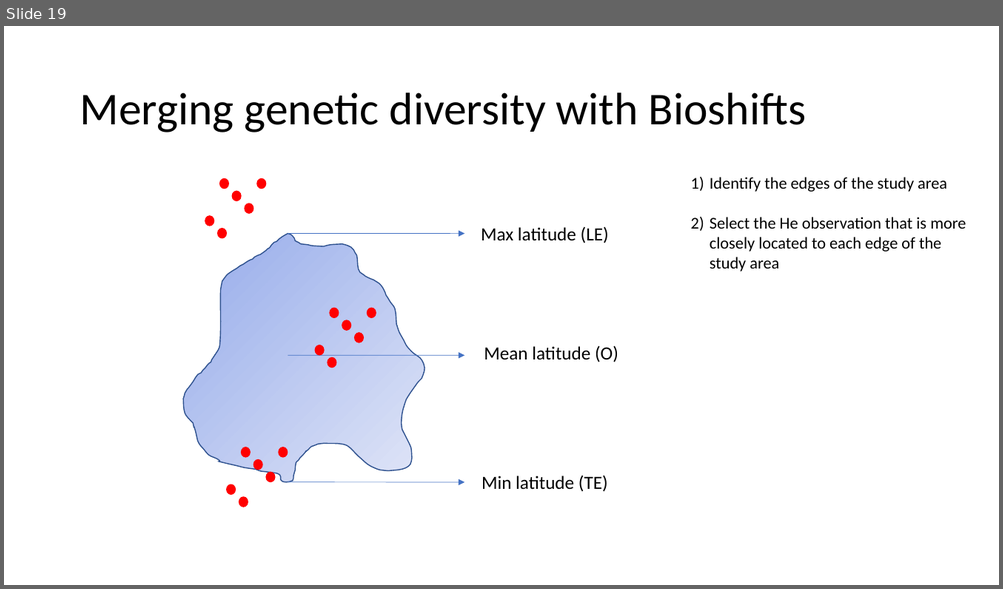
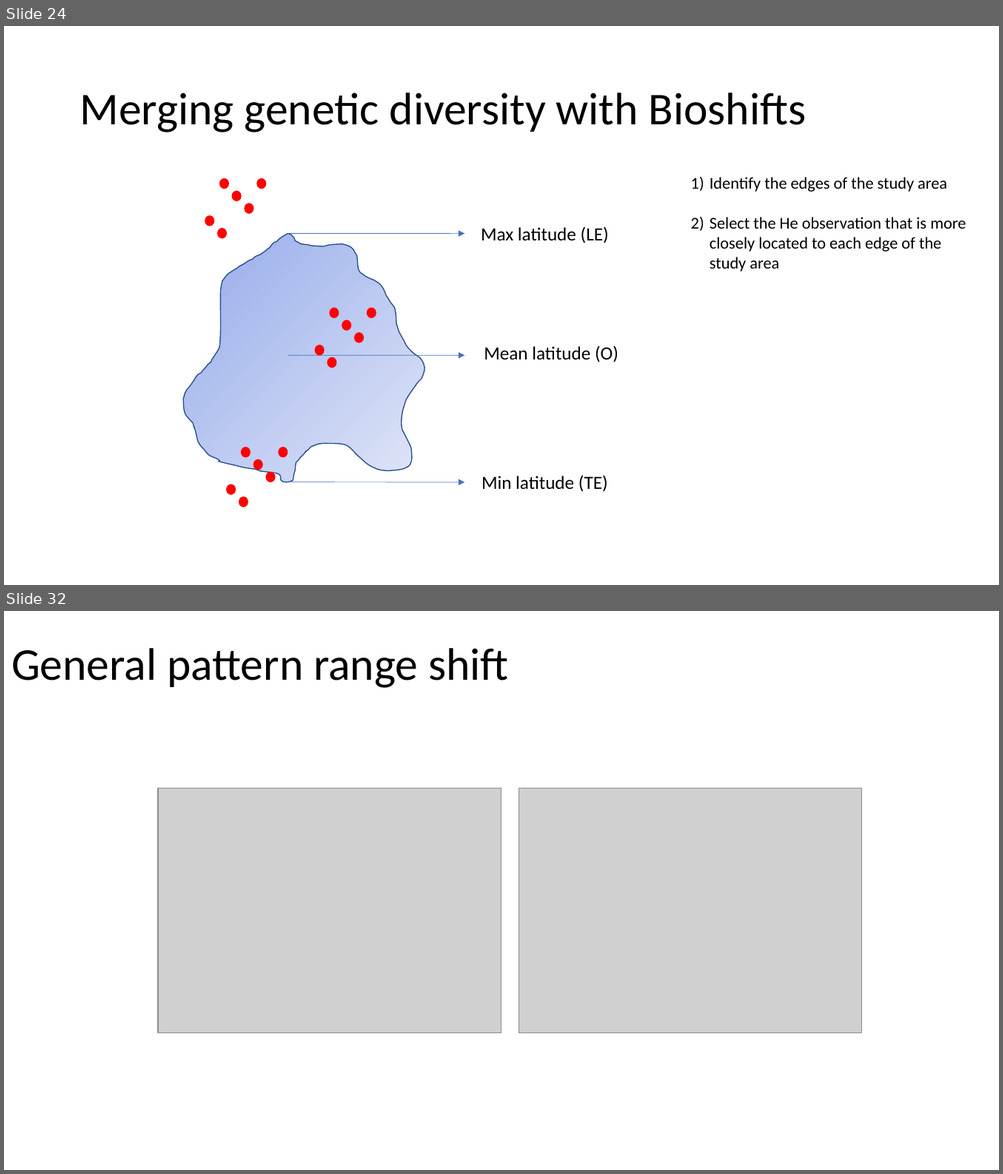
Before and after one commit to Bioshifts/genetic_diversity_range_shifts, a slide deck: Velocity_vs_rangeshift.ppt. Shown one above the other, each under a label of ours: slide 19 before the commit, slides 24 and 32 after it; the slides between them are not shown. The pictures are 1003x589 and 1003x1174 pixels, drawn with LibreOffice and Linux fonts; fonts in the diff are those of the drawing; grey boxes stand for pictures. Boxes give left, top, right and bottom in pixels: in the first picture for what was removed or moved away, otherwise in the second. Text is boxed around its words. In the diff, an @@ line names an element or a change of style, - is before the commit and + after.

```diff
--- a/Velocity_vs_rangeshift.ppt
+++ b/Velocity_vs_rangeshift.ppt
@@ slide 32 added at (4,611,999,1170), background #FFFFFF @@
@@ title added at (11,648,508,688), 44 pt, text #000000 @@
+General pattern range shift
@@ picture added at (158,789,501,1034) @@
@@ picture added at (518,789,862,1034) @@
@@ what was slide 19 is now slide 24 @@
```
Also in this commit, not shown: 15 slides changed, 31 other slides added, 10 slides removed, 2 other files.
